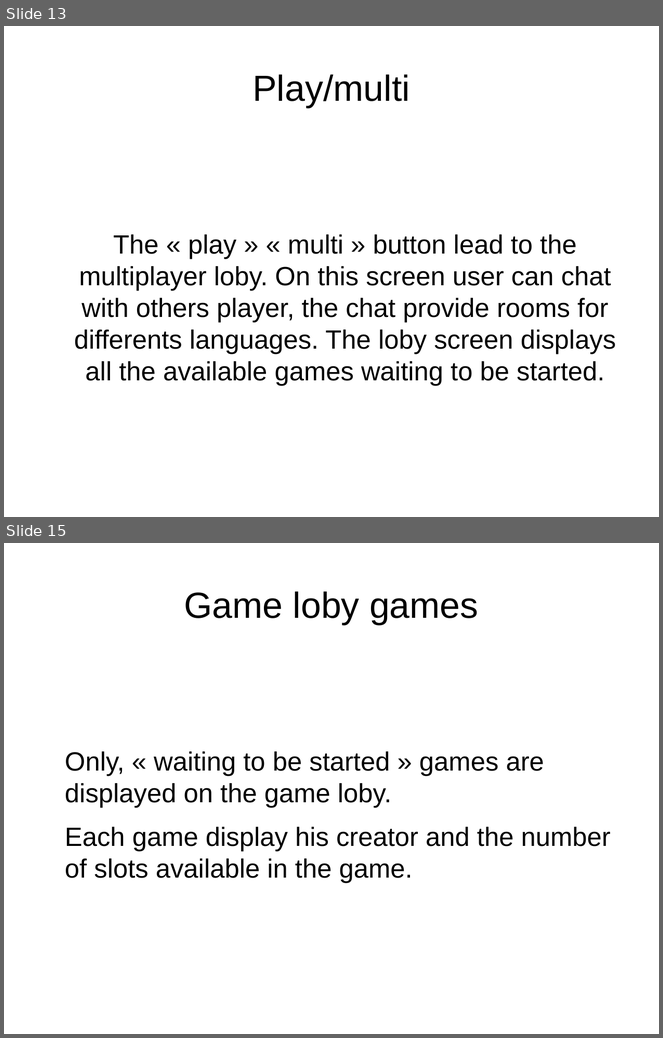
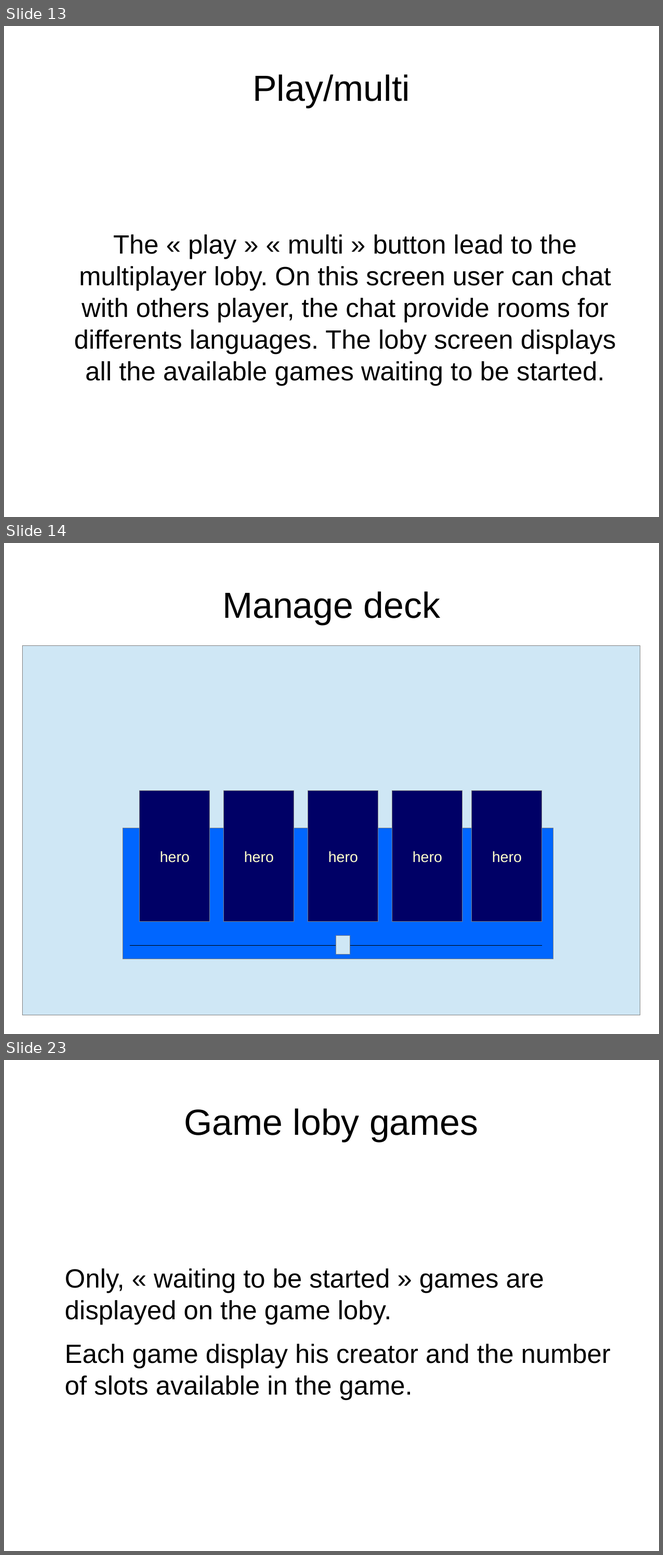
Before and after one commit to idolord/CryptDuel, a slide deck: documentation/interface.menu CDC.odp. Shown one above the other, each under a label of ours: slides 13 and 15 before the commit, slides 13, 14 and 23 after it; the slides between them are not shown. The pictures are 663x1038 and 663x1555 pixels, drawn with LibreOffice and Linux fonts; fonts in the diff are those of the drawing. Boxes give left, top, right and bottom in pixels: in the first picture for what was removed or moved away, otherwise in the second. Text is boxed around its words. In the diff, an @@ line names an element or a change of style, - is before the commit and + after.

```diff
--- a/documentation/interface.menu CDC.odp
+++ b/documentation/interface.menu CDC.odp
@@ slide 14 added at (4,543,659,1034), background #FFFFFF @@
@@ title added at (222,591,440,625), 44 pt, text #000000 @@
+Manage deck
@@ rectangle added at (22,646,640,1016), fill #CFE7F5, outline #808080 0 pt @@
@@ rectangle added at (140,791,210,922), fill #000066, outline #808080 0 pt, 18 pt, text #FFFFCC @@
+hero
@@ rectangle added at (224,791,294,922), fill #000066, outline #808080 0 pt, 18 pt, text #FFFFCC @@
+hero
@@ rectangle added at (308,791,378,922), fill #000066, outline #808080 0 pt, 18 pt, text #FFFFCC @@
+hero
@@ rectangle added at (393,791,463,922), fill #000066, outline #808080 0 pt, 18 pt, text #FFFFCC @@
+hero
@@ rectangle added at (472,791,542,922), fill #000066, outline #808080 0 pt, 18 pt, text #FFFFCC @@
+hero
@@ rectangle added at (123,828,553,959), fill #0066FF, outline #808080 0 pt @@
@@ line added from (131, 945) to (543, 945), #000000 0 pt @@
@@ rectangle added at (336,936,351,954), fill #CFE7F5, outline #808080 0 pt @@
@@ what was slide 15 is now slide 23 @@
```
Also in this commit, not shown: 2 slides changed, 8 other slides added.
